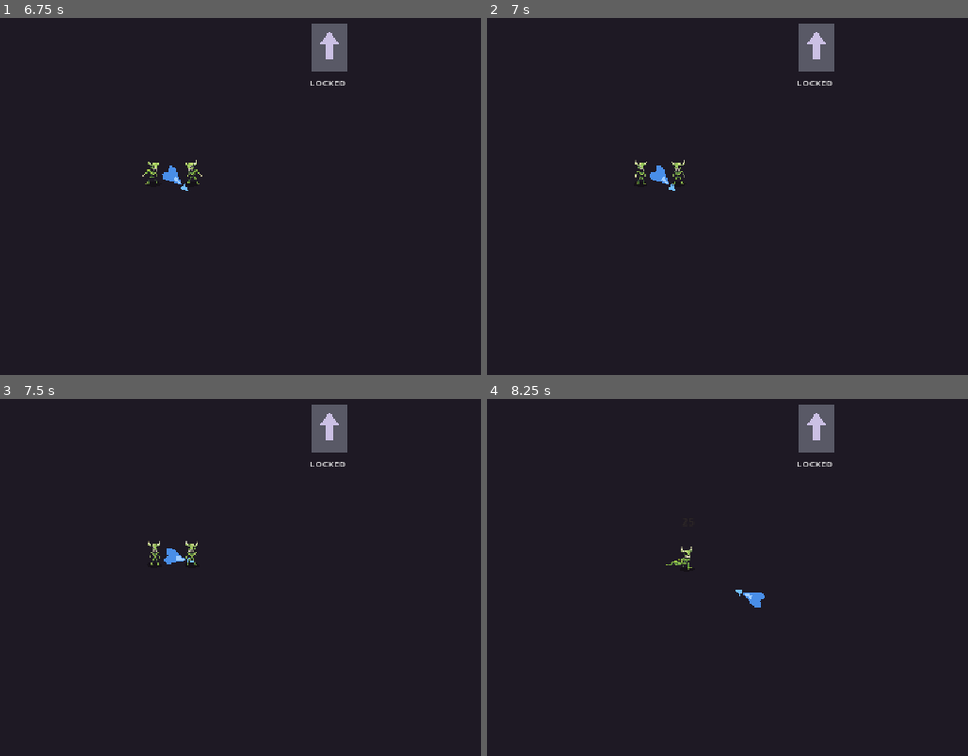
Above: before the commit, frames 1-4 (two rows, left to right).
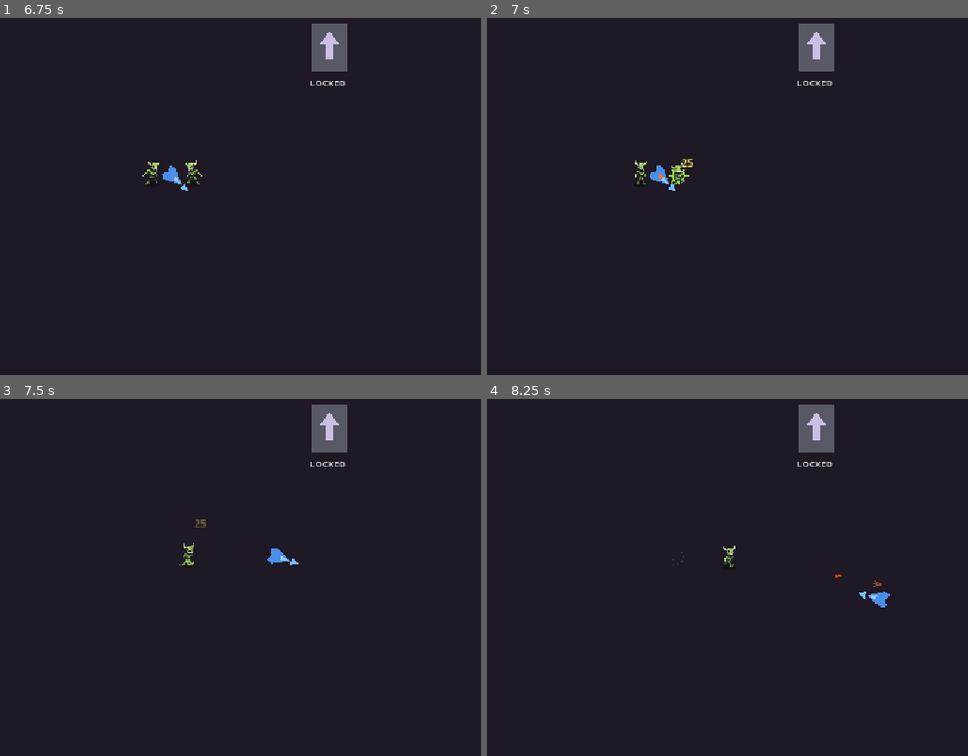
Above: after the commit, the same moments.

Repository: BestestGameStudio/gangU
Game: Godot game, scene res://scenes/test177_warlord.tscn
Same seed, same stepped clock (60 frames per second), same inputs: the game is played once before the commit and once after it. This scene is started directly instead of the project's main scene.
Inputs (mouse positions are in pixels of both pictures, inside the frame that each line leads up to):
- Up to frame 1 (6.75 s): tap Enter at 0.5, 5.85 s; move the mouse to (293, 292) at 0.52 s; hold Space (cast) 0.53-1.28 s; hold W (move_up) 0.53-2.03 s; tap 2 (spell_slot_2) at 0.8, 1.35, 2.3, 2.85, 3.8, 5.3 s; move the mouse to (outside the picture) at 1.27 s; tap Space (cast) at 1.55, 3.05, 4.55, 5.75, 6.05 s; move the mouse to (105, 142) at 2.02 s; hold Space (cast) 2.03-2.78 s; hold A (move_left) 2.03-3.53 s; move the mouse to (365, 207) at 2.77 s; move the mouse to (216, 100) at 3.52 s; hold S (move_down) 3.53-4.28 s; tap E at 3.6 s; move the mouse to (outside the picture) at 4.27 s; hold D (move_right) 4.28-5.03 s; tap Tab at 4.35 s; move the mouse to (177, 228) at 5.02 s; hold W (move_up) 5.03-5.78 s; tap 1 at 5.1 s; move the mouse to (404, 114) at 5.77 s; hold D (move_right) from 5.78 s (still down); move the mouse to (293, 292) at 6.52 s; hold Space (cast) from 6.53 s (still down)
- Up to frame 2 (7 s): keep holding D (move_right); keep holding Space (cast); tap 2 (spell_slot_2) at 6.8 s
- Up to frame 3 (7.5 s): keep holding D (move_right); move the mouse to (outside the picture) at 7.27 s; release Space (cast) at 7.28 s; tap 2 (spell_slot_2) at 7.35 s
- Up to frame 4 (8.25 s): tap Space (cast) at 7.55 s; move the mouse to (592, 523) at 8.02 s; release D (move_right) at 8.03 s; hold S (move_down) from 8.03 s (still down); hold Space (cast) from 8.03 s (still down)

Frame 1 is identical in both runs. In frame 2, 0.2% of the frame differs, in the area x 35-43%, y 39-48%; in frame 3, 0.5%, in the area x 30-63%, y 33-47%; in frame 4, 0.5%.

Commit message:
feat(caster): held cast button auto-refires on cooldown completion (#246)
Space/LMB and the slot keys 1-6 now use is_action_pressed with the existing
can_cast/can_cast_slot gates, so a held button fires once per press and then
refires the frame its cooldown completes - no re-click. Release stops it.
The slot-key gate also keeps a held key from spamming cast_slot refusal
warnings while its spell is cooling.

New harness scripts/test246_hold_cast.gd proves both paths: single cast on
press, auto-refire after the cooldown with no re-press, and silence after
release. Its auto-refire legs FAIL on unmodified main (negative control).

Diff:
--- a/scripts/spell_caster.gd
+++ b/scripts/spell_caster.gd
@@ -193,15 +193,22 @@
 		_cooldowns[s] = maxf(_cooldowns[s] - delta, 0.0)
 	if _input_casts_suppressed():
 		return
-	if Input.is_action_just_pressed(&"cast") and can_cast():
+	# #246: a HELD cast button auto-refires the moment the cooldown completes
+	# (pressed, not just_pressed). can_cast() gates the cooldown frames, so a
+	# held Space/LMB fires once per press, then refires on completion with no
+	# re-click; releasing the button stops it.
+	if Input.is_action_pressed(&"cast") and can_cast():
 		cast()
 	# #10: switching is caster-owned (player.gd untouched). The action has no
 	# key bound until the human key choice lands; harness drives next_spell().
 	if InputMap.has_action(&"switch_spell") and Input.is_action_just_pressed(&"switch_spell"):
 		next_spell()
 	# #10 slots: direct per-slot cast on keys 1-6 (registered in _ready).
+	# #246: same held-button auto-refire here. can_cast_slot gates empty and
+	# cooling slots up front, so a held key refires on cooldown completion
+	# and never spams cast_slot's refusal warnings while it runs.
 	for i in SLOT_COUNT:
-		if Input.is_action_just_pressed(StringName("spell_slot_%d" % (i + 1))):
+		if Input.is_action_pressed(StringName("spell_slot_%d" % (i + 1))) and can_cast_slot(i):
 			cast_slot(i)
 
 func cast() -> void:
--- /dev/null
+++ b/scripts/test246_hold_cast.gd
@@ -0,0 +1,96 @@
+extends SceneTree
+## #246: holding a cast button auto-refires the spell the moment its cooldown
+## completes - no re-click. Covers the generic Space/LMB "cast" action and
+## the direct slot keys 1-6, and proves that releasing the button stops the
+## auto-refire. Real player.tscn caster, real Input.action_press frames.
+##
+## Timeline (fire_ball cooldown 1.2s, mana_shot cooldown 0.35s):
+##   0.05s hold "cast"        -> exactly one fire_ball cast, none while cooling
+##   1.6s  still held         -> a second cast happened with no re-press
+##   release, wait past 2.4s  -> no further casts (release stops auto-refire)
+##   then hold "spell_slot_2" (mana_shot) -> same pattern on the slot path.
+
+var _area: Node2D
+var _player: Node2D
+var _caster: SpellCaster
+var _casts: Array = []
+var _fails := 0
+var _t := 0.0
+var _phase := 0
+var _count_mark := -1
+
+func _initialize() -> void:
+	_area = Node2D.new()
+	get_root().add_child(_area)
+	current_scene = _area
+	_player = load("res://scenes/player.tscn").instantiate()
+	_player.position = Vector2(400, 300)
+	_area.add_child(_player)
+	_caster = _player.get_node("SpellCaster")
+	_caster.spell_cast.connect(func(s: Spell) -> void: _casts.append(s))
+
+func _setup_slots() -> void:
+	# Slot 2 holds mana_shot (0.35s) for the slot-key leg; fire_ball stays
+	# unslotted so the two legs never share a cooldown entry. Runs on the
+	# first process frame: _ready (which fills spells[]) has not fired yet
+	# during _initialize.
+	if _caster.spells.size() < 2 or _caster.assign_slot(1, _caster.spells[1]) == false:
+		print("[246] FAIL setup: mana_shot missing or slot 2 refused it")
+		_fails += 1
+
+func _check(label: String, ok: bool) -> void:
+	if not ok:
+		_fails += 1
+	print("[246] ", label, " -> ", "PASS" if ok else "FAIL")
+
+func _process(delta: float) -> bool:
+	_t += delta
+	match _phase:
+		0:
+			if _t >= 0.05:
+				_setup_slots()
+				Input.action_press(&"cast")
+				_phase = 1
+		1:
+			if _t >= 0.3:
+				_check("held cast: exactly one fire_ball cast, no refire during cooldown",
+					_casts.size() == 1)
+				_phase = 2
+		2:
+			if _t >= 1.6:
+				_check("held cast: auto-refire after 1.2s cooldown with no re-press",
+					_casts.size() == 2)
+				Input.action_release(&"cast")
+				_count_mark = _casts.size()
+				_phase = 3
+		3:
+			if _t >= 2.7:
+				_check("released cast: no auto-refire once the button is up",
+					_casts.size() == _count_mark)
+				_count_mark = _casts.size()
+				Input.action_press(&"spell_slot_2")
+				_phase = 4
+		4:
+			if _t >= 2.9:
+				_check("held slot key: exactly one mana_shot cast on press",
+					_casts.size() == _count_mark + 1)
+				_phase = 5
+		5:
+			if _t >= 3.3:
+				_check("held slot key: auto-refire after 0.35s cooldown with no re-press",
+					_casts.size() >= _count_mark + 2)
+				Input.action_release(&"spell_slot_2")
+				_count_mark = _casts.size()
+				_phase = 6
+		6:
+			if _t >= 4.2:
+				_check("released slot key: no auto-refire once the key is up",
+					_casts.size() == _count_mark)
+				print("[246] DONE fails=", _fails)
+				quit(1 if _fails > 0 else 0)
+				return true
+	if _t > 8.0:
+		print("[246] FAIL timeout in phase ", _phase)
+		quit(1)
+		return true
+	return false
Not shown, added: scripts/test246_hold_cast.gd.uid
